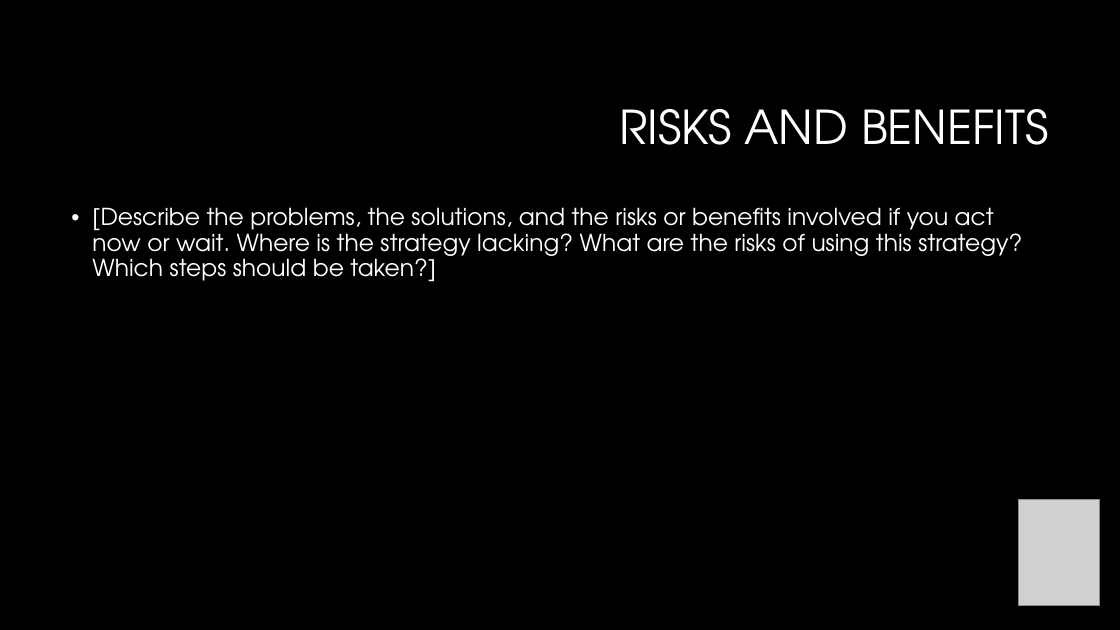
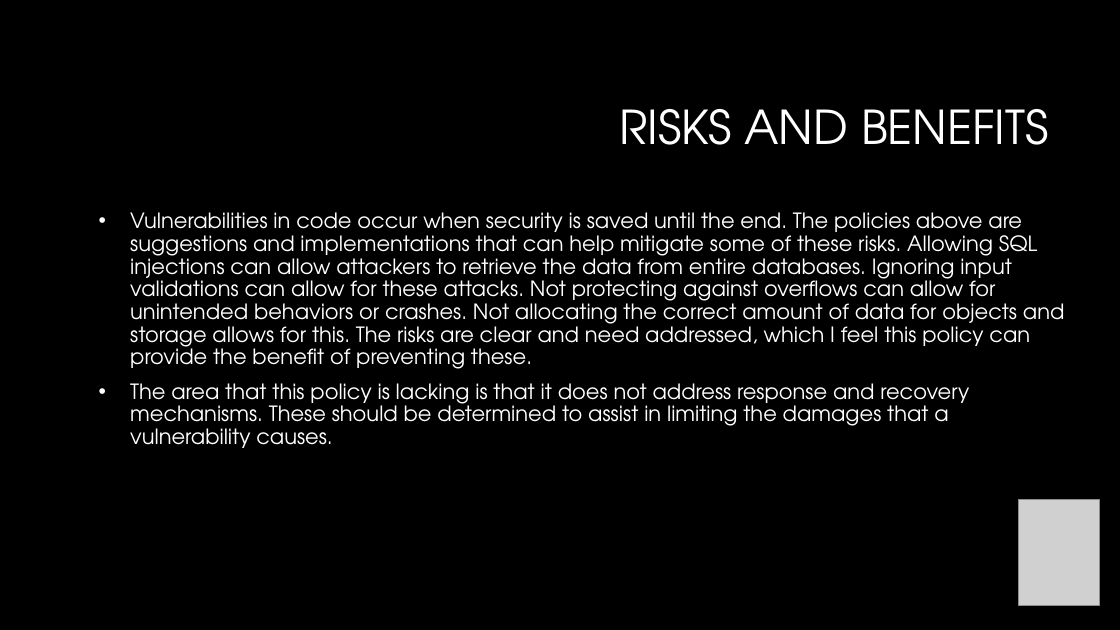
Before and after one commit to HolladaB/CS405, a slide deck: slide 15 of CS 405 Project Two Presentation-Hollada.pptx (slide 11 before the commit). Drawn at 1120x630 pixels with LibreOffice and Linux fonts; fonts in the diff are those of the drawing; grey boxes stand for pictures; background and template pictures are left out. Boxes give left, top, right and bottom in pixels: in the first picture for what was removed or moved away, otherwise in the second. Text is boxed around its words. In the diff, an @@ line names an element or a change of style, - is before the commit and + after.

```diff
--- a/CS 405 Project Two Presentation-Hollada.pptx
+++ b/CS 405 Project Two Presentation-Hollada.pptx
@@ text at [130,212,1065,448]: text changed; size 20 to 18 pt @@
-• [Describe the problems, the solutions, and the risks or benefits involved if you act now or wait. Where is the strategy lacking? What are the risks of using this strategy? Which steps should be taken?]
+• Vulnerabilities in code occur when security is saved until the end. The policies above are suggestions and implementations that can help mitigate some of these risks. Allowing SQL injections can allow attackers to retrieve the data from entire databases. Ignoring input validations can allow for these attacks. Not protecting against overflows can allow for unintended behaviors or crashes. Not allocating the correct amount of data for objects and storage allows for this. The risks are clear and need addressed, which I feel this policy can provide the benefit of preventing these.
+• The area that this policy is lacking is that it does not address response and recovery mechanisms. These should be determined to assist in limiting the damages that a vulnerability causes.
```
Also in this commit, not shown: 9 other slides changed, 6 slides added, 2 slides removed.
